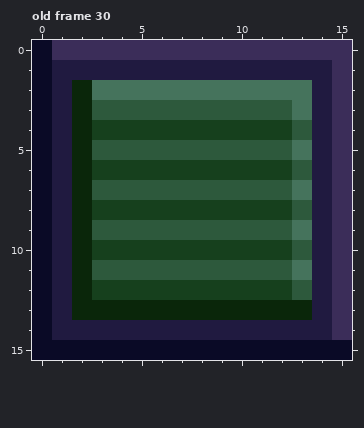
Pixel-art file: assets/sprites/tileset.ase. This is how it looked before the edit.
16x16 pixels, 41 frames. Shown: old frame 30. The commit also changed other frames, which this record leaves out.
New version:
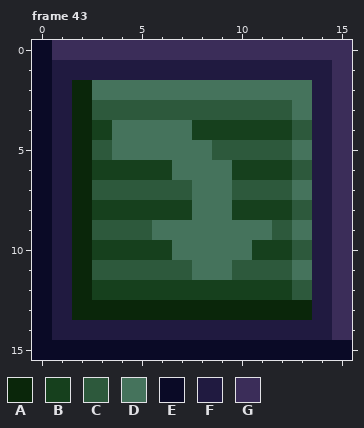
Palette (. is transparent): A #0a260a  B #16401d  C #2d593c  D #45735c  E #0a0a26  F #201a40  G #3b2d59
A new or re-ordered frame is compared with the old frame closest to it.
Difference:
frames 41 -> 44
Frame 43 is new; against old frame 30:
The edit turns colour B into colour D in row 4 at x 4 to 7; in row 6 at x 7 to 9; in row 8 at x 8 to 9; in row 10 at x 7 to 10.
The edit turns colour C into colour D in row 5 at x 4 to 8; in row 7 at x 8 to 9; in row 9 at x 6 to 11; in row 11 at x 8 to 9.
Boxes around the changes in both pictures, in picture pixels (x1, y1, x2, y2):
changed: (112, 120, 272, 280)
